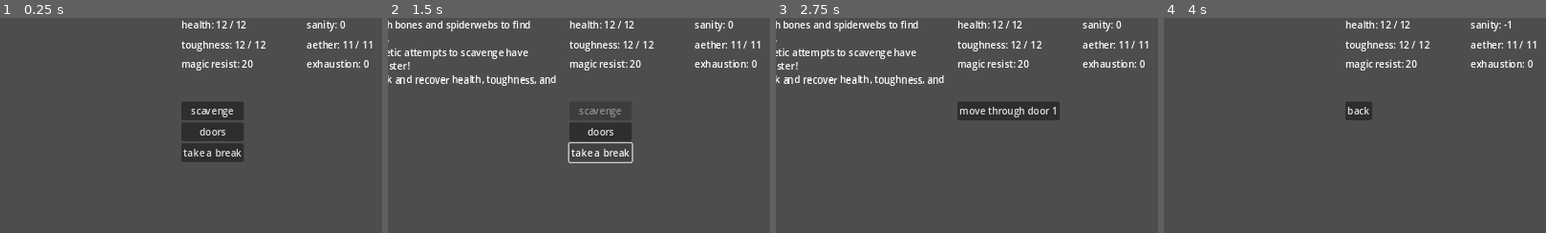
Above: before the commit, frames 1-4 (left to right).
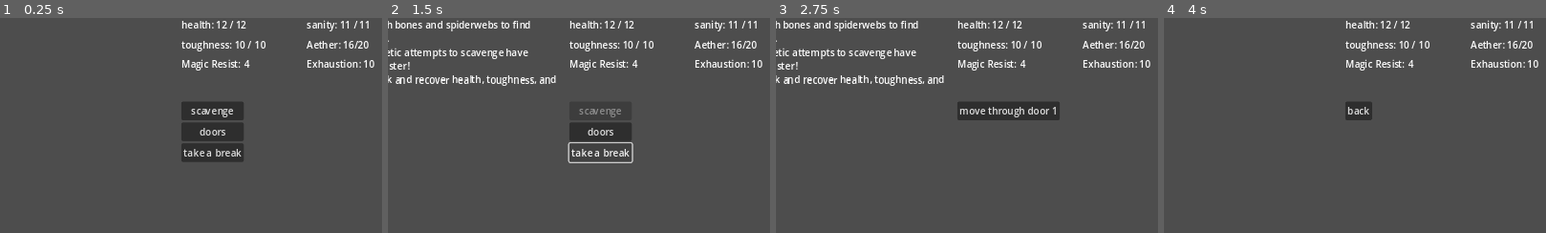
Above: after the commit, the same moments.

Repository: rainbowd-ash/ker_nethalas
Game: Godot game, scene res://globals/game.tscn
Same seed, same stepped clock (60 frames per second), same inputs: the game is played once before the commit and once after it.
Inputs:
- Up to frame 1 (0.25 s): no input
- Up to frame 2 (1.5 s): click "scavenge" at 0.5 s; click "take a break" at 1.25 s
- Up to frame 3 (2.75 s): click "doors" at 2 s
- Up to frame 4 (4 s): click "move through door 1" at 2.75 s; click "Inventory" at 3.5 s
The pictures show only the part of the screen within x 43-93%, y 0-50%; the shares and areas given below are measured in that part.

The runs differ from the first frame. In frame 1, 1.2% of the frame differs, in the area x 47-98%, y 1-25%; in frame 2, 1.2%; in frame 3, 1.2%; in frame 4, 1.2%.

Commit message:
attributes moved to nodes

Diff:
--- a/character/attributes.gd
+++ /dev/null
@@ -1,85 +0,0 @@
-extends Node
-class_name Attributes
-
-signal attributes_changed
-
-var health : int = 0 :
-	get:
-		return health
-	set(value):
-		health = value
-		attributes_changed.emit()
-
-var max_health : int = 0 :
-	get:
-		return max_health
-	set(value):
-		max_health = value
-		attributes_changed.emit()
-
-var toughness : int = 0 :
-	get:
-		return toughness
-	set(value):
-		toughness = value
-		attributes_changed.emit()
-
-var max_toughness : int = 0 :
-	get:
-		return max_toughness
-	set(value):
-		max_toughness = value
-		attributes_changed.emit()
-
-var aether : int = 0 :
-	get:
-		return aether
-	set(value):
-		aether = value
-		attributes_changed.emit()
-
-var max_aether : int = 0 :
-	get:
-		return max_aether
-	set(value):
-		max_aether = value
-		attributes_changed.emit()
-
-var sanity : int = 0 :
-	get:
-		return sanity
-	set(value):
-		sanity = value
-		attributes_changed.emit()
-
-var exhaustion : int = 0 :
-	get:
-		return exhaustion
-	set(value):
-		exhaustion = value
-		attributes_changed.emit()
-
-var exhaustion_resistance : int = 0 :
-	get:
-		return exhaustion_resistance
-	set(value):
-		exhaustion_resistance = value
-		attributes_changed.emit()
-
-var magic_resistance : int = 0 :
-	get:
-		return magic_resistance
-	set(value):
-		magic_resistance = value
-		attributes_changed.emit()
-
-func print_all():
-	print("All attributes:")
-	print("\thealth: " + str(health))
-	print("\ttoughness: " + str(toughness))
-	print("\taether: " + str(aether))
-	print("\tmax_aether: " + str(max_aether))
-	print("\tsanity: " + str(sanity))
-	print("\texhaustion: " + str(exhaustion))
-	print("\texhaustion_resistance: " + str(exhaustion_resistance))
-	print("\tmagic_resistance: " + str(magic_resistance))
--- /dev/null
+++ b/character/attributes/attributes.gd
@@ -0,0 +1,8 @@
+extends Node
+class_name Attributes
+
+@onready var health = $Health
+@onready var toughness = $Toughness
+@onready var aether = $Aether
+@onready var sanity = $Sanity
+@onready var exhaustion = $Exhaustion
--- /dev/null
+++ b/character/attributes/exhaustion.gd
@@ -0,0 +1,29 @@
+extends Node
+
+signal exhaustion_changed(details)
+var exhaustion_changed_details = {
+	"previous_exhaustion" = 0,
+	"current_exhaustion" = 0,
+}
+
+var current_exhaustion
+var max_exhaustion
+
+func _ready() -> void:
+	max_exhaustion = Dice.roll("1d6+8")
+	current_exhaustion = max_exhaustion
+
+func details() -> Dictionary:
+	return {
+		"current_exhaustion" = current_exhaustion,
+		"max_exhaustion" = max_exhaustion,
+	}
+
+func change(amount : int) -> int:
+	exhaustion_changed_details.previous_exhaustion = current_exhaustion
+	current_exhaustion += amount
+	if current_exhaustion > max_exhaustion:
+		current_exhaustion = max_exhaustion
+	exhaustion_changed_details.current_exhaustion = current_exhaustion
+	exhaustion_changed.emit(exhaustion_changed_details)
+	return current_exhaustion
--- /dev/null
+++ b/character/attributes/health.gd
@@ -0,0 +1,34 @@
+extends Node
+
+signal health_changed(details)
+var health_changed_details = {
+	"previous_health" = 0,
+	"current_health" = 0,
+}
+
+signal player_died(details)
+var player_died_details = {}
+
+var current_health
+var max_health
+
+func _ready() -> void:
+	max_health = Dice.roll("1d6+8")
+	current_health = max_health
+
+func details() -> Dictionary:
+	return {
+		"current_health" = current_health,
+		"max_health" = max_health,
+	}
+
+func change(amount : int) -> int:
+	health_changed_details.previous_health = current_health
+	current_health += amount
+	if current_health > max_health:
+		current_health = max_health
+	health_changed_details.current_health = current_health
+	health_changed.emit(health_changed_details)
+	if current_health <= 0:
+		player_died.emit(player_died_details)
+	return current_health
--- /dev/null
+++ b/character/attributes/sanity.gd
@@ -0,0 +1,29 @@
+extends Node
+
+signal sanity_changed(details)
+var sanity_changed_details = {
+	"previous_sanity" = 0,
+	"current_sanity" = 0,
+}
+
+var current_sanity
+var max_sanity
+
+func _ready() -> void:
+	max_sanity = Dice.roll("1d6+8")
+	current_sanity = max_sanity
+
+func details() -> Dictionary:
+	return {
+		"current_sanity" = current_sanity,
+		"max_sanity" = max_sanity,
+	}
+
+func change(amount : int) -> int:
+	sanity_changed_details.previous_sanity = current_sanity
+	current_sanity += amount
+	if current_sanity > max_sanity:
+		current_sanity = max_sanity
+	sanity_changed_details.current_sanity = current_sanity
+	sanity_changed.emit(sanity_changed_details)
+	return current_sanity
--- /dev/null
+++ b/character/attributes/toughness.gd
@@ -0,0 +1,29 @@
+extends Node
+
+signal toughness_changed(details)
+var toughness_changed_details = {
+	"previous_toughness" = 0,
+	"current_toughness" = 0,
+}
+
+var current_toughness
+var max_toughness
+
+func _ready() -> void:
+	max_toughness = Dice.roll("1d6+8")
+	current_toughness = max_toughness
+
+func details() -> Dictionary:
+	return {
+		"current_toughness" = current_toughness,
+		"max_toughness" = max_toughness,
+	}
+
+func change(amount : int) -> int:
+	toughness_changed_details.previous_toughness = current_toughness
+	current_toughness += amount
+	if current_toughness > max_toughness:
+		current_toughness = max_toughness
+	toughness_changed_details.current_toughness = current_toughness
+	toughness_changed.emit(toughness_changed_details)
+	return current_toughness
--- a/character/character.gd
+++ b/character/character.gd
@@ -10,20 +10,6 @@
 
 func _ready():
 	SignalBus.attack.connect(_on_attack)
-
-	attributes.max_health = Dice.roll("1d6+8")
-	attributes.health = attributes.max_health
-	attributes.max_toughness = Dice.roll("1d6+10")
-	attributes.toughness = attributes.max_toughness
-	attributes.max_aether = Dice.roll("1d6+8")
-	attributes.aether = attributes.max_aether
-	attributes.magic_resistance = 20
-	skills.set_skill("acrobatics",10)
-	skills.set_skill("athletics",10)
-	skills.set_skill("dodge",10)
-	skills.set_skill("perception",20)
-	skills.set_skill("resolve",10)
-	skills.set_skill("fist_weapons",10)
 	# debug test values
 	skills.set_skill("scavenge",50)
 	skills.set_skill("perception",70)
@@ -43,37 +29,24 @@
 	return
 
 func take_damage(attack : Attack):
-	var damage : int = attack.damage.amount
-	if damage >= attributes.toughness:
-		damage -= attributes.toughness
-		attributes.toughness = 0
+	var unallocated_damage : int = attack.damage.amount
+	var toughness = attributes.toughness.details()
+	if unallocated_damage >= toughness.current_toughness:
+		unallocated_damage -= toughness.current_toughness
+		attributes.toughness.change(toughness.current_toughness * -1)
 	else:
-		attributes.toughness -= damage
-		damage = 0
-	if damage:
-		attributes.health -= damage
-		damage = 0
-	if attributes.health <= 0:
-		SignalBus.chat_log.emit("\n\n\n\nYOU DIED\n\n\n\n")
-
-func recover_health(amount : int):
-	attributes.health += amount
-	attributes.health = clamp(attributes.health, 0, attributes.max_health)
-
-func recover_toughness(amount : int):
-	attributes.toughness += amount
-	attributes.toughness = clamp(attributes.toughness, 0, attributes.max_toughness)
-
-func recover_exhaustion(amount : int):
-	attributes.exhaustion -= amount
-	attributes.exhaustion = clamp(attributes.exhaustion, 0, 99)
+		attributes.toughness.change(toughness.current_toughness * -1)
+		unallocated_damage = 0
+	if unallocated_damage:
+		attributes.health.change(-1 * unallocated_damage)
+		unallocated_damage = 0
 
 func light_check() -> void:
 	if gear.equipped_light.light_remaining():
 		return
 	var check : CheckResult = skills.check("resolve")
 	if not check.success:
-		attributes.sanity -= 1
+		attributes.sanity.change(-1)
 		# TODO gain status effect blinded
 
 # might move this to gear.get_weapons()
--- a/character/character.tscn
+++ b/character/character.tscn
@@ -1,10 +1,14 @@
-[gd_scene load_steps=9 format=3 uid="uid://viqctjgf6pg2"]
+[gd_scene load_steps=13 format=3 uid="uid://viqctjgf6pg2"]
 
 [ext_resource type="Script" path="res://character/character.gd" id="1_i8eqm"]
-[ext_resource type="Script" path="res://character/attributes.gd" id="3_ug4ts"]
+[ext_resource type="Script" path="res://character/attributes/health.gd" id="3_mjet0"]
+[ext_resource type="Script" path="res://character/attributes/attributes.gd" id="3_ug4ts"]
+[ext_resource type="Script" path="res://character/attributes/sanity.gd" id="4_42mho"]
 [ext_resource type="Script" path="res://character/inventory.gd" id="4_hmyaj"]
 [ext_resource type="Script" path="res://character/skills.gd" id="4_ra211"]
+[ext_resource type="Script" path="res://character/attributes/toughness.gd" id="4_vog04"]
 [ext_resource type="Script" path="res://character/gear/gear.gd" id="5_jk57i"]
+[ext_resource type="Script" path="res://character/attributes/exhaustion.gd" id="6_indd6"]
 [ext_resource type="Script" path="res://character/gear/weapon_slot.gd" id="6_u5ky3"]
 [ext_resource type="Script" path="res://character/gear/body_slot.gd" id="7_762uu"]
 [ext_resource type="Script" path="res://character/gear/tail_slot.gd" id="8_tq1h0"]
@@ -15,6 +19,20 @@
 [node name="Attributes" type="Node" parent="."]
 unique_name_in_owner = true
 script = ExtResource("3_ug4ts")
+
+[node name="Health" type="Node" parent="Attributes"]
+script = ExtResource("3_mjet0")
+
+[node name="Toughness" type="Node" parent="Attributes"]
+script = ExtResource("4_vog04")
+
+[node name="Aether" type="Node" parent="Attributes"]
+
+[node name="Sanity" type="Node" parent="Attributes"]
+script = ExtResource("4_42mho")
+
+[node name="Exhaustion" type="Node" parent="Attributes"]
+script = ExtResource("6_indd6")
 
 [node name="Skills" type="Node" parent="."]
 unique_name_in_owner = true
--- a/character/skills.gd
+++ b/character/skills.gd
@@ -1,22 +1,26 @@
 extends Node
 class_name Skills
 
+# TODO: implement Skill Improvement
+
 var skills = {
-			 acrobatics = Skill.new("acrobatics", "acrobatics", 0),
-			  athletics = Skill.new("athletics", "athletics", 0),
-		 bladed_weapons = Skill.new("bladed_weapons", "bladed weapons", 0, ["weapon"]),
-	bludgeoning_weapons = Skill.new("bludgeoning_weapons", "bludgeoning weapons", 0, ["weapon"]),
-				  dodge = Skill.new("dodge", "dodge", 0),
-			  endurance = Skill.new("endurance", "endurance", 0),
-			   medicine = Skill.new("medicine", "medicine", 0),
-			 perception = Skill.new("perception", "perception", 0),
-				resolve = Skill.new("resolve", "resolve", 0),
-				 reason = Skill.new("reason", "reason", 0),
-			   scavenge = Skill.new("scavenge", "scavenge", 0),
-		shafted_weapons = Skill.new("shafted_weapons", "shafted weapons", 0, ["weapon"]),
-				stealth = Skill.new("stealth", "stealth", 0),
-			   thievery = Skill.new("thievery", "thievery", 0),
-		   fist_weapons = Skill.new("fist_weapons", "fist weapons", 0, ["weapon"]),
+			  acrobatics = Skill.new("acrobatics", "acrobatics", 10),
+			   athletics = Skill.new("athletics", "athletics", 10),
+		  bladed_weapons = Skill.new("bladed_weapons", "bladed weapons", 0, ["weapon"]),
+	 bludgeoning_weapons = Skill.new("bludgeoning_weapons", "bludgeoning weapons", 0, ["weapon"]),
+				   dodge = Skill.new("dodge", "dodge", 10),
+			   endurance = Skill.new("endurance", "endurance", 0),
+				medicine = Skill.new("medicine", "medicine", 0),
+			  perception = Skill.new("perception", "perception", 20),
+				 resolve = Skill.new("resolve", "resolve", 10),
+				  reason = Skill.new("reason", "reason", 0),
+				scavenge = Skill.new("scavenge", "scavenge", 0),
+		 shafted_weapons = Skill.new("shafted_weapons", "shafted weapons", 0, ["weapon"]),
+				 stealth = Skill.new("stealth", "stealth", 0),
+				thievery = Skill.new("thievery", "thievery", 0),
+			fist_weapons = Skill.new("fist_weapons", "fist weapons", 20, ["weapon"]),
+		# TODO: implement no_skill_improvement and no_skill_allocation tags
+		magic_resistance = Skill.new("magic_resistance", "magic resistance", 0, ["no_skill_improvement", "no_skill_allocation"])
 }
 
 func set_skill(skill : String, new_value : int) -> void:
--- a/dungeon/dungeon.gd
+++ b/dungeon/dungeon.gd
@@ -90,8 +90,8 @@
 
 func take_break():
 	SignalBus.chat_log.emit("You take a break and recover health, toughness, and exhaustion.")
-	Character.recover_toughness(Dice.roll("1d10"))
-	Character.recover_health(1)
-	Character.recover_exhaustion(2)
+	Character.attributes.toughness.change(Dice.roll("1d10"))
+	Character.attributes.health.change(1)
+	Character.attributes.exhaustion.change(2)
 	SignalBus.burn_light.emit(5) # TODO: how to handle taking a break with <5 light remaining?
 	tension_die.shrink() # TODO: how to handle tension die shrinking when already at min size?
--- a/globals/game.tscn
+++ b/globals/game.tscn
@@ -130,7 +130,7 @@
 
 [node name="SubViewport" type="SubViewport" parent="Ui/Dungeon_Chat/DungeonWindow"]
 handle_input_locally = false
-size = Vector2i(2, 2)
+size = Vector2i(423, 720)
 render_target_update_mode = 4
 
 [node name="Dungeon" parent="Ui/Dungeon_Chat/DungeonWindow/SubViewport" instance=ExtResource("6_glx83")]
--- a/tables/accused_table.gd
+++ b/tables/accused_table.gd
@@ -1,5 +1,7 @@
 extends Node
 #class_name AccusedTable
+
+# the list of all crimes
 
 func roll():
 	return accused_table[randi_range(1, accused_table.size())]
--- a/ui/stats.gd
+++ b/ui/stats.gd
@@ -2,12 +2,16 @@
 
 func _ready() -> void:
 	call_deferred("update_stats")
-	Character.attributes.attributes_changed.connect(update_stats)
+	Character.attributes.health.health_changed.connect(update_stats)
 
 func update_stats() -> void:
-	$Health.text = "health: %d / %d" % [Character.attributes.health, Character.attributes.max_health]
-	$Sanity.text = "sanity: %d" % [Character.attributes.sanity]
-	$Toughness.text = "toughness: %d / %d" % [Character.attributes.toughness, Character.attributes.max_toughness]
-	$Aether.text = "aether: %d / %d" % [Character.attributes.aether, Character.attributes.max_aether]
-	$MagicResistance.text = "magic resist: %d" % [Character.attributes.magic_resistance]
-	$Exhaustion.text = "exhaustion: %d" % [Character.attributes.exhaustion]
+	var health = Character.attributes.health.details()
+	var sanity = Character.attributes.sanity.details()
+	var toughness = Character.attributes.toughness.details()
+	var exhaustion = Character.attributes.exhaustion.details()
+	$Health.text = "health: %d / %d" % [health.current_health, health.max_health]
+	$Sanity.text = "sanity: %d / %d" % [sanity.current_sanity, sanity.max_sanity]
+	$Toughness.text = "toughness: %d / %d" % [toughness.current_toughness, toughness.max_toughness]
+	#$Exhaustion.text = "exhaustion: %d" % [Character.attributes.exhaustion]
+	#$Aether.text = "aether: %d / %d" % [Character.attributes.aether, Character.attributes.max_aether]
+	#$MagicResistance.text = "magic resist: %d" % [Character.attributes.magic_resistance]
Not shown, changed: docs/attributes.md
Not shown, added: docs/combat.md
Not shown, added: docs/signals.md
Not shown, changed: docs/skills.md
